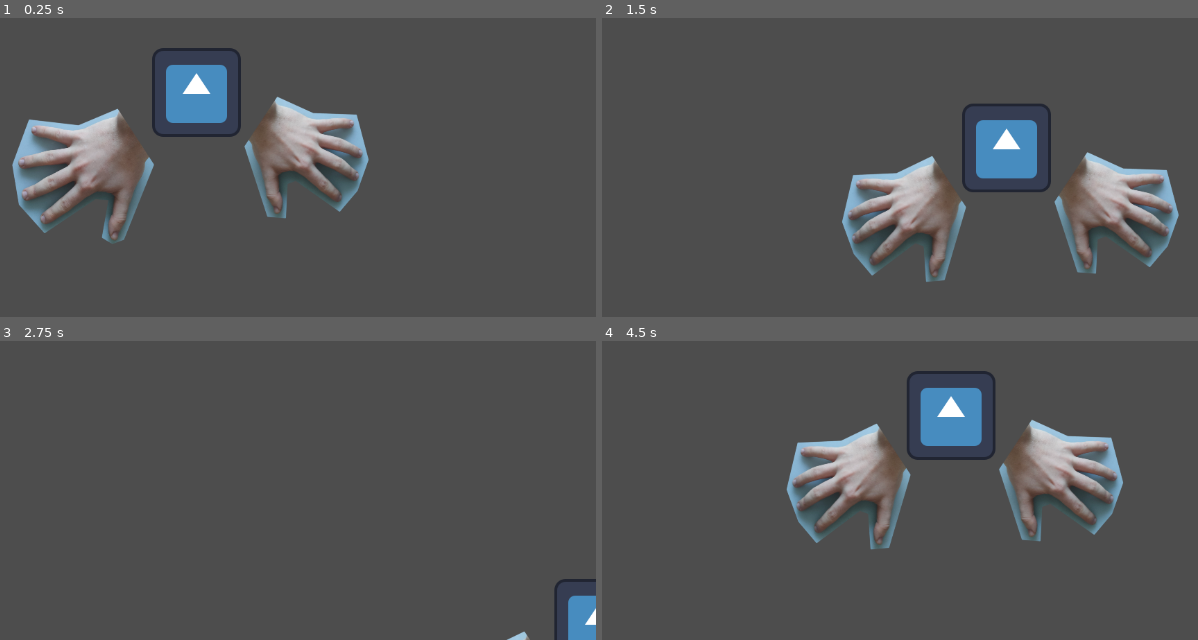
Above: before the commit, frames 1-4 (two rows, left to right).
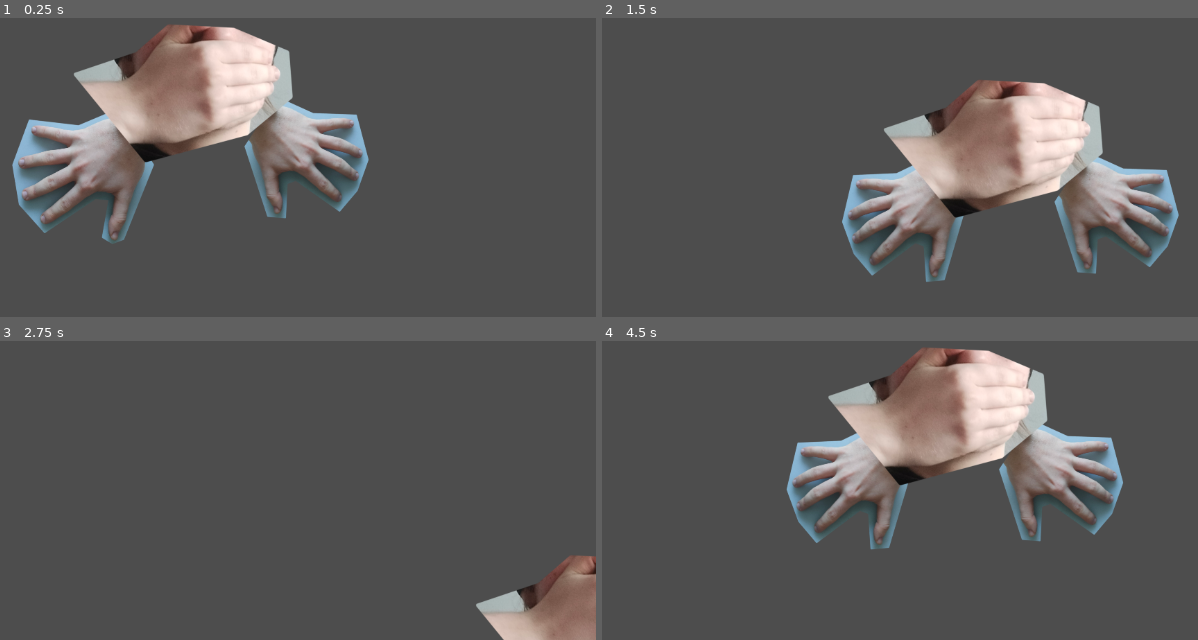
Above: after the commit, the same moments.

Repository: Rainy-Boy/GGJ_2026
Game: Godot game, scene res://Scenes/player_with_hands.tscn
Two runs of this game, one before a commit and one after it. Both use one fixed random seed, a clock stepped at 60 frames per second and the inputs below. This scene is started directly instead of the project's main scene. The engine's default icon, where the game draws it, is replaced by a stand-in: a white triangle on a blue panel in a dark square.
Inputs:
- Up to frame 1 (0.25 s): no input
- Up to frame 2 (1.5 s): hold Right (ui_right) 0.53-1.28 s; hold Down (ui_down) from 1.28 s (still down)
- Up to frame 3 (2.75 s): release Down (ui_down) at 2.03 s; hold Right (ui_right) from 2.03 s (still down)
- Up to frame 4 (4.5 s): release Right (ui_right) at 2.78 s; hold Up (ui_up) 2.78-3.53 s; hold Left (ui_left) from 3.53 s (still down)

The runs differ from the first frame. In frame 1, 11% of the frame differs, in the area x 12-50%, y 2-49%; in frame 2, 11%; in frame 3, 3.7%; in frame 4, 11%.

Commit message:
Add covered_a facemask

Diff:
--- a/ggj_2026/Scenes/player_with_hands.tscn
+++ b/ggj_2026/Scenes/player_with_hands.tscn
@@ -4,6 +4,9 @@
 [ext_resource type="Texture2D" uid="uid://busdnmvce4ykt" path="res://Assets/cropped_hand0.png" id="2_fm0mt"]
 [ext_resource type="Texture2D" uid="uid://bcuism5l4fqt4" path="res://Assets/cropped_hand1.png" id="3_fiblc"]
 [ext_resource type="Texture2D" uid="uid://cg7abpghxk580" path="res://Assets/cropped_hand2.png" id="4_a48ls"]
+[ext_resource type="Texture2D" uid="uid://cmc0yjeu1hwpf" path="res://Assets/masks/covered_a0.png" id="5_a48ls"]
+[ext_resource type="Texture2D" uid="uid://dclq6c325hnmi" path="res://Assets/masks/covered_a1.png" id="6_dvchv"]
+[ext_resource type="Texture2D" uid="uid://d1feikbqn3vnq" path="res://Assets/masks/covered_a2.png" id="7_58230"]
 
 [sub_resource type="SpriteFrames" id="SpriteFrames_dvchv"]
 animations = [{
@@ -16,6 +19,23 @@
 }, {
 "duration": 1.0,
 "texture": ExtResource("4_a48ls")
+}],
+"loop": true,
+"name": &"default",
+"speed": 5.0
+}]
+
+[sub_resource type="SpriteFrames" id="SpriteFrames_xr841"]
+animations = [{
+"frames": [{
+"duration": 1.0,
+"texture": ExtResource("5_a48ls")
+}, {
+"duration": 1.0,
+"texture": ExtResource("6_dvchv")
+}, {
+"duration": 1.0,
+"texture": ExtResource("7_58230")
 }],
 "loop": true,
 "name": &"default",
@@ -47,3 +67,10 @@
 frame_progress = 0.8312628
 flip_h = true
 flip_v = true
+
+[node name="CoveredA" type="AnimatedSprite2D" parent="Camera2D/Player" unique_id=286243777]
+position = Vector2(0, 26)
+sprite_frames = SubResource("SpriteFrames_xr841")
+autoplay = "default"
+frame = 2
+frame_progress = 0.15082106
Binary file added: ggj_2026/Assets/masks/covered_a0.png
Not shown, added: ggj_2026/Assets/masks/covered_a0.png.import
Binary file added: ggj_2026/Assets/masks/covered_a1.png
Not shown, added: ggj_2026/Assets/masks/covered_a1.png.import
Binary file added: ggj_2026/Assets/masks/covered_a2.png
Not shown, added: ggj_2026/Assets/masks/covered_a2.png.import
